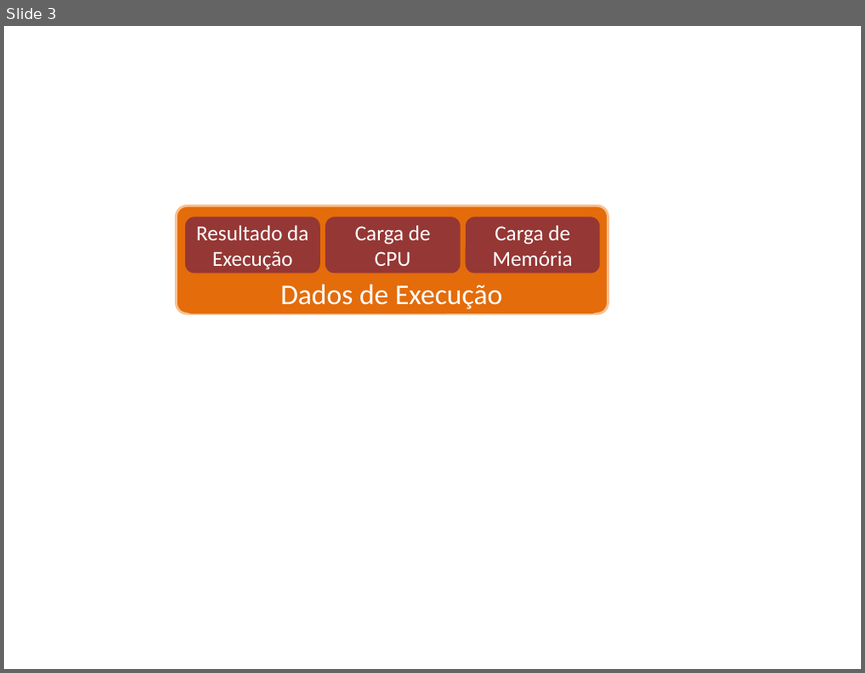
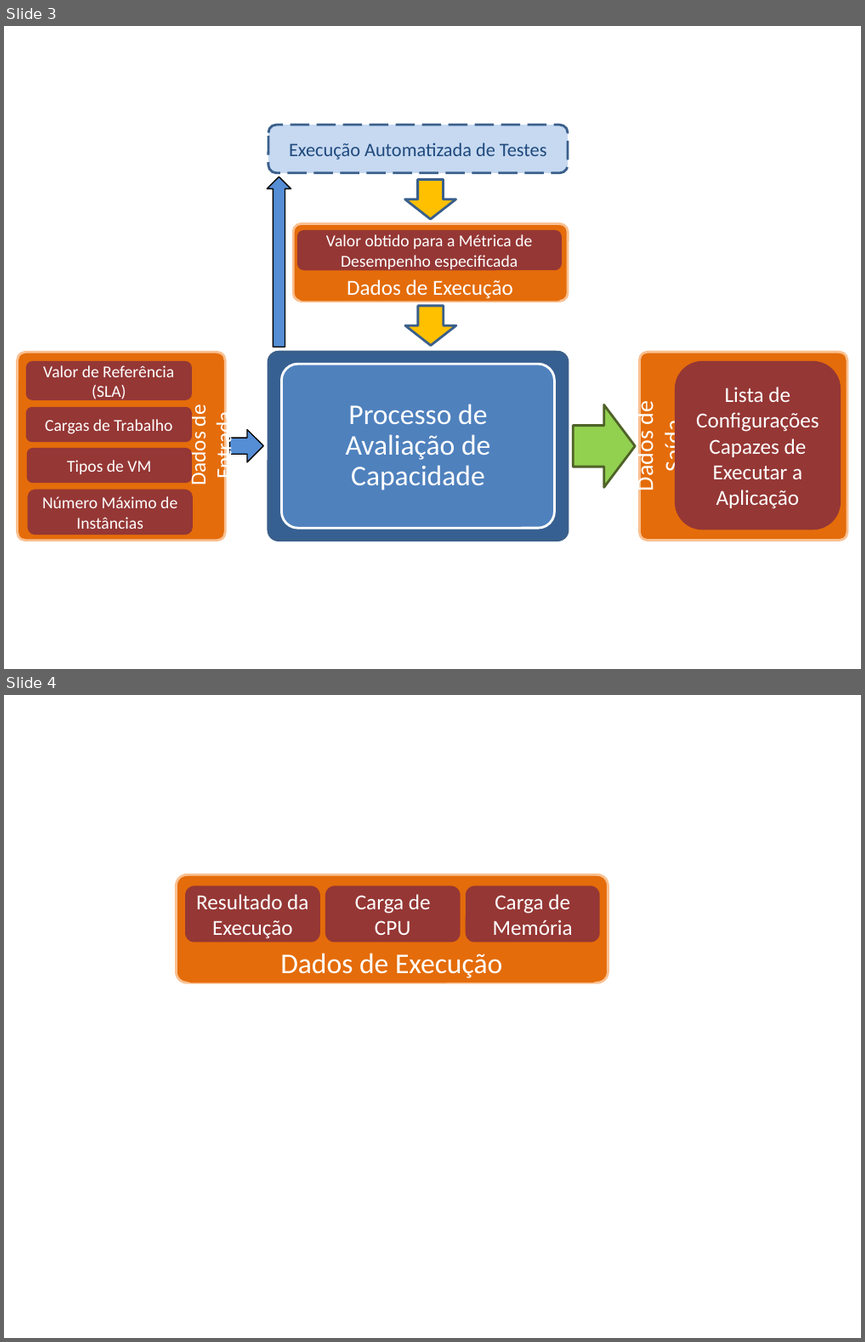
Before and after one commit to marcelocg/Dissertacao, a slide deck: Ilustracoes Dissertacao.pptx. Shown one above the other, each under a label of ours: slide 3 before the commit, slides 3 and 4 after it. The pictures are 865x673 and 865x1342 pixels, drawn with LibreOffice and Linux fonts; fonts in the diff are those of the drawing. Boxes give left, top, right and bottom in pixels: in the first picture for what was removed or moved away, otherwise in the second. Text is boxed around its words. In the diff, an @@ line names an element or a change of style, - is before the commit and + after.

Commit message:
Imagem Processo Alto Nivel

```diff
--- a/Ilustracoes Dissertacao.pptx
+++ b/Ilustracoes Dissertacao.pptx
@@ slide 3 added at [4,26,861,669], background #FFFFFF @@
@@ group added at [17,125,847,540]: 15 rounded rectangles, 3 right arrows, 2 down arrows, 1 text @@
+Processo de Avaliação de Capacidade
+Execução Automatizada de Testes
+Valor obtido para a Métrica de Desempenho especificada
+Dados de Execução
+Dados de Saída
+Lista de Configurações Capazes de Executar a Aplicação
+Dados de Entrada
+Tipos de VM
+Cargas de Trabalho
+Valor de Referência (SLA)
+Número Máximo de Instâncias
@@ what was slide 3 is now slide 4 @@
```
Also in this commit, not shown: 1 other file.
